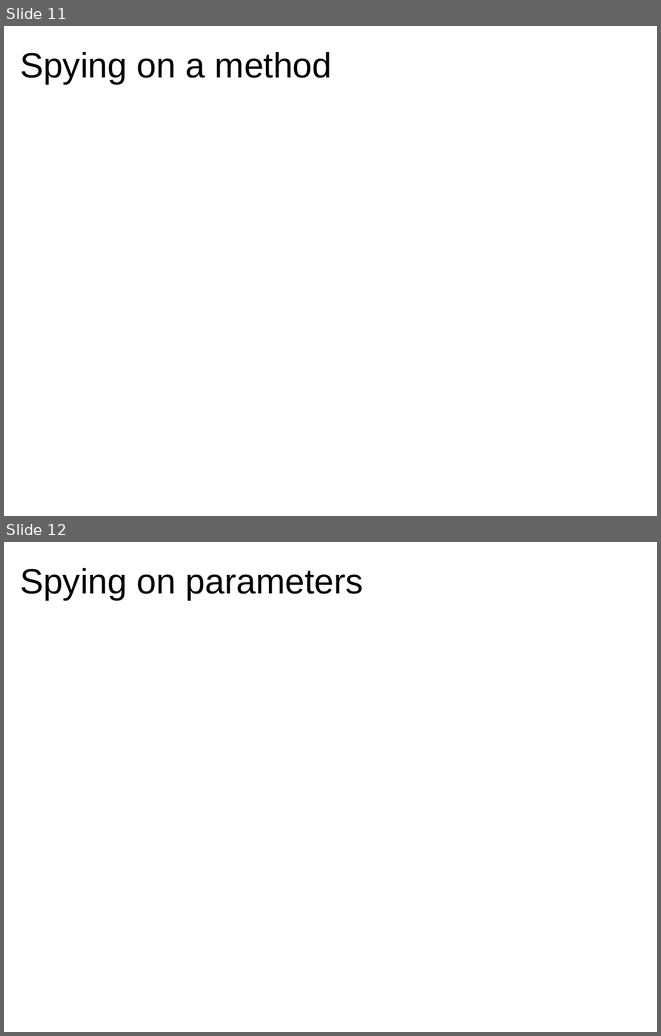
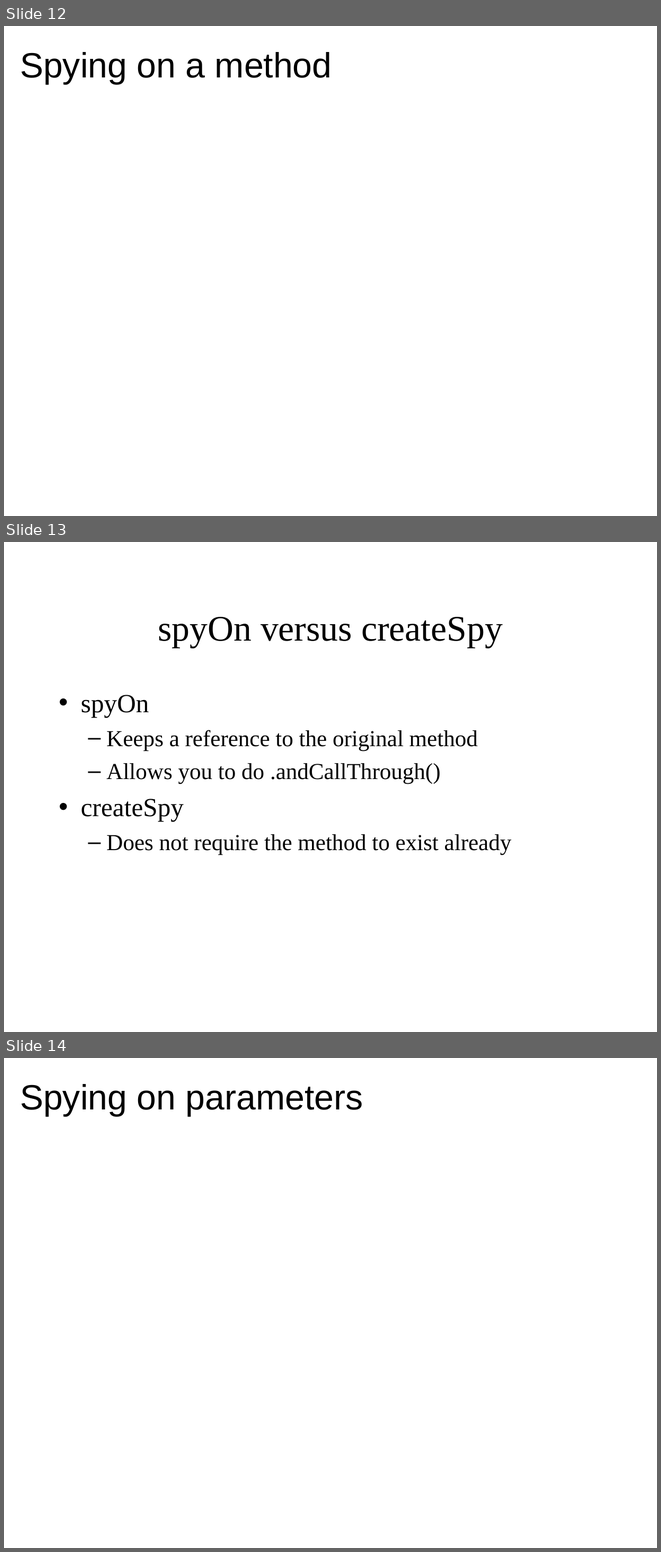
Before and after one commit to jomontanari/JasmineBowlingGame, a slide deck: TestingJavaScript_with_Jasmine.ppt. Shown one above the other, each under a label of ours: slides 11 and 12 before the commit, slides 12, 13 and 14 after it. The pictures are 661x1036 and 661x1552 pixels, drawn with LibreOffice and Linux fonts; fonts in the diff are those of the drawing. Boxes give left, top, right and bottom in pixels: in the first picture for what was removed or moved away, otherwise in the second. Text is boxed around its words. In the diff, an @@ line names an element or a change of style, - is before the commit and + after.

```diff
--- a/TestingJavaScript_with_Jasmine.ppt
+++ b/TestingJavaScript_with_Jasmine.ppt
@@ slide 13 added at box(4, 542, 657, 1032), background #FFFFFF @@
@@ title added at box(158, 617, 503, 647), 44 pt, text #000000 @@
+spyOn versus createSpy
@@ text added at box(81, 695, 512, 855), 28 pt, text #000000 @@
+• spyOn
+  – Keeps a reference to the original method
+  – Allows you to do .andCallThrough()
+• createSpy
+  – Does not require the method to exist already
@@ what was slide 11 is now slide 12 @@
@@ what was slide 12 is now slide 14 @@
```
Also in this commit, not shown: 1 slide changed, 1 other slide added, 2 other files.
